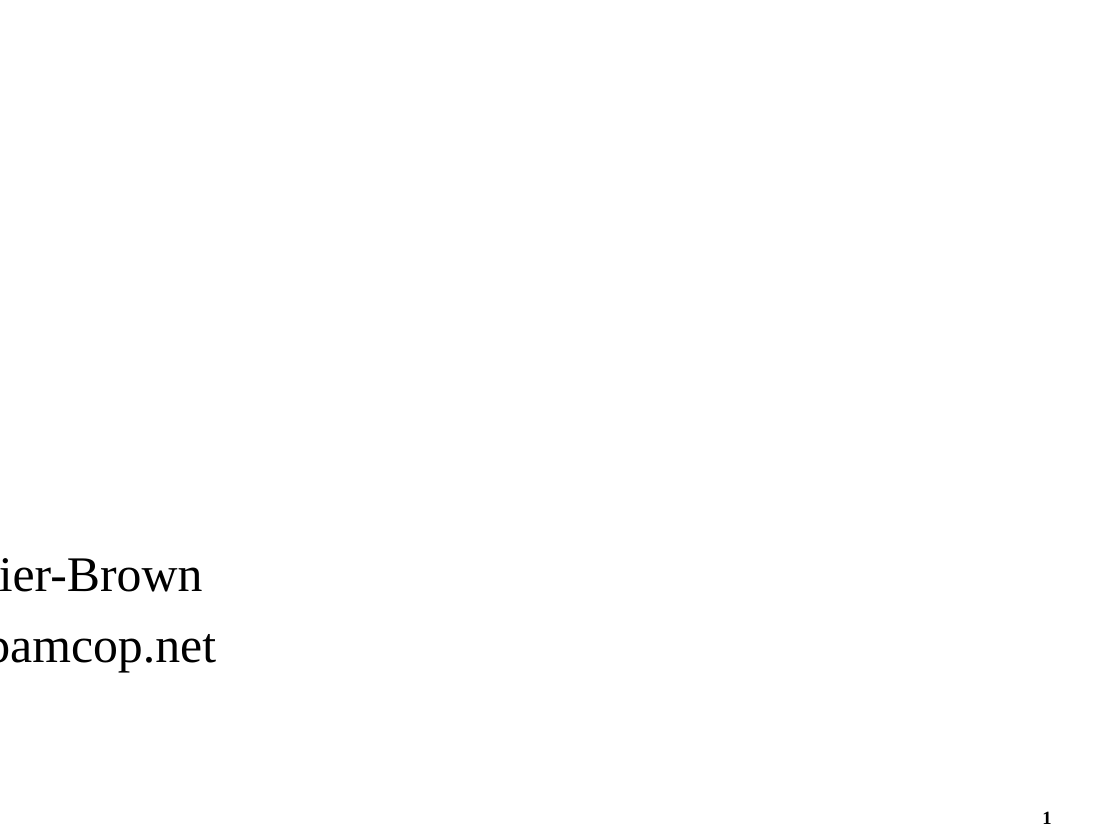
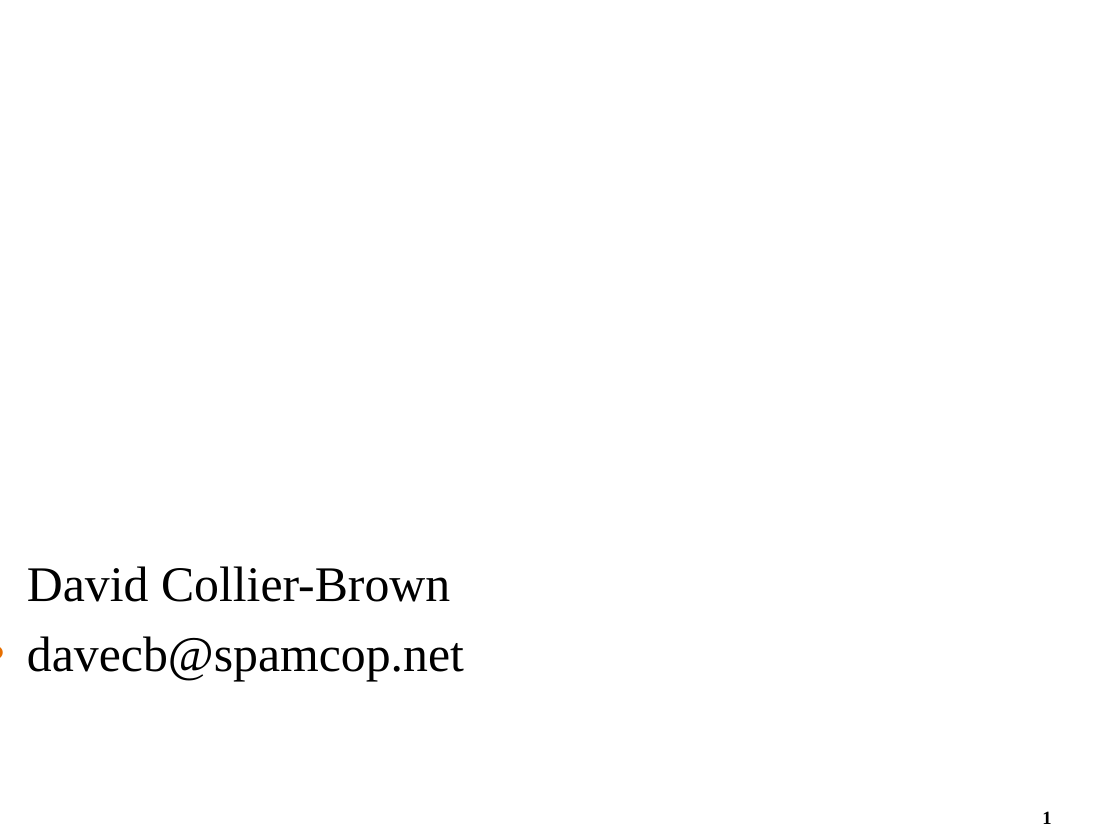
Before and after one commit to davecb/jxpath, a slide deck: slide 1 of Thirteen_Talk.odp. Drawn at 1120x840 pixels with LibreOffice and Linux fonts; fonts in the diff are those of the drawing; background and template pictures are left out. Boxes give left, top, right and bottom in pixels: in the first picture for what was removed or moved away, otherwise in the second. Text is boxed around its words. In the diff, an @@ line names an element or a change of style, - is before the commit and + after.

```diff
--- a/Thirteen_Talk.odp
+++ b/Thirteen_Talk.odp
@@ text "David Collier-Brown" rewrapped from bbox=[0, 558, 216, 673] to bbox=[27, 566, 464, 682] @@
```
Also in this commit, not shown: 1 other slide changed, 1 other file.
